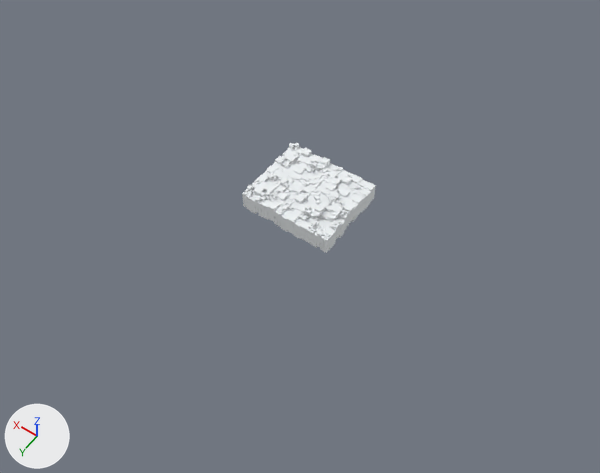
The glTF model Static_Wall_Simple.glb, before and after one commit.
Camera for both pictures: a camera (50 mm lens) standing at (-79.4, 115.3, 160.0) and looking at (-2.9, 8.1, -8.5). The axes (+X, +Y, +Z) are drawn at lower left. The lights are the same throughout. Vertices at the same position are counted once.

In view in the first picture: 'Static Wall Simple'.
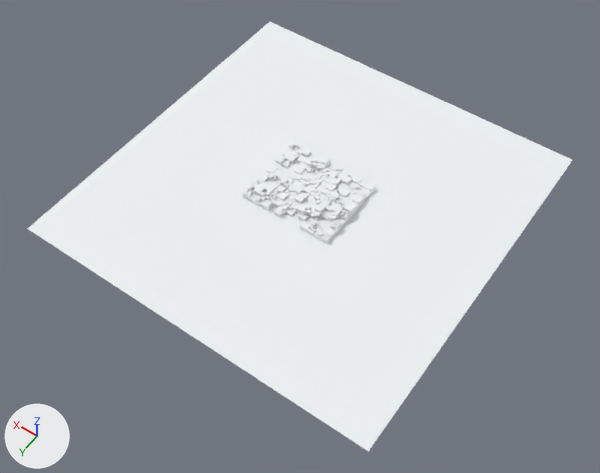
Where the change shows, as pixel boxes [x1, y1, x2, y2] in the pictures (600 x 473 px):
'Static Wall Simple', reshaped: before [242, 143, 376, 253]; after [27, 22, 572, 451]
part 1 of me_plane_001, deleted: before [268, 201, 304, 239]
part 2 of me_plane_001, added: after [27, 22, 572, 451]

Diff of the bpy script that builds the scene:
```diff
--- a/Static_Wall_Simple.glb.py
+++ b/Static_Wall_Simple.glb.py
@@ me_plane_001 @@
 # used by ob_static_wall_simple; location = (0.0, 0.0, 0.0)
 # verts and faces of me_plane_001; kept vertices keep their numbers, new ones are numbered from 9924
-me_plane_001.from_pydata(...)  # 9924 vertices, 14886 faces; spans x -13.0..13.0, y -11.0..11.0, z -5.9..1.9
+me_plane_001.from_pydata(...)  # 9832 vertices, 14744 faces; spans x -50.0..50.0, y -50.0..50.0, z -5.9..1.9
+# me_plane_001 part 1: 8 loose pieces with 96 vertices, spanning x -5.0..5.0, y 7.0..11.0, z -5.0..1.0, are deleted
+# me_plane_001 part 2
+verts[9924] = (-50.0, -50.0, -1.0)  # pixel (572, 159)
+verts[9925] = (50.0, -50.0, -1.0)  # pixel (269, 21)
+verts[9926] = (-50.0, 50.0, -1.0)  # pixel (368, 451)
+verts[9927] = (50.0, 50.0, -1.0)  # pixel (27, 228)
+faces += [(9924, 9925, 9927), (9924, 9927, 9926)]
 me_plane_001.materials.append(mat_material_001)
```
